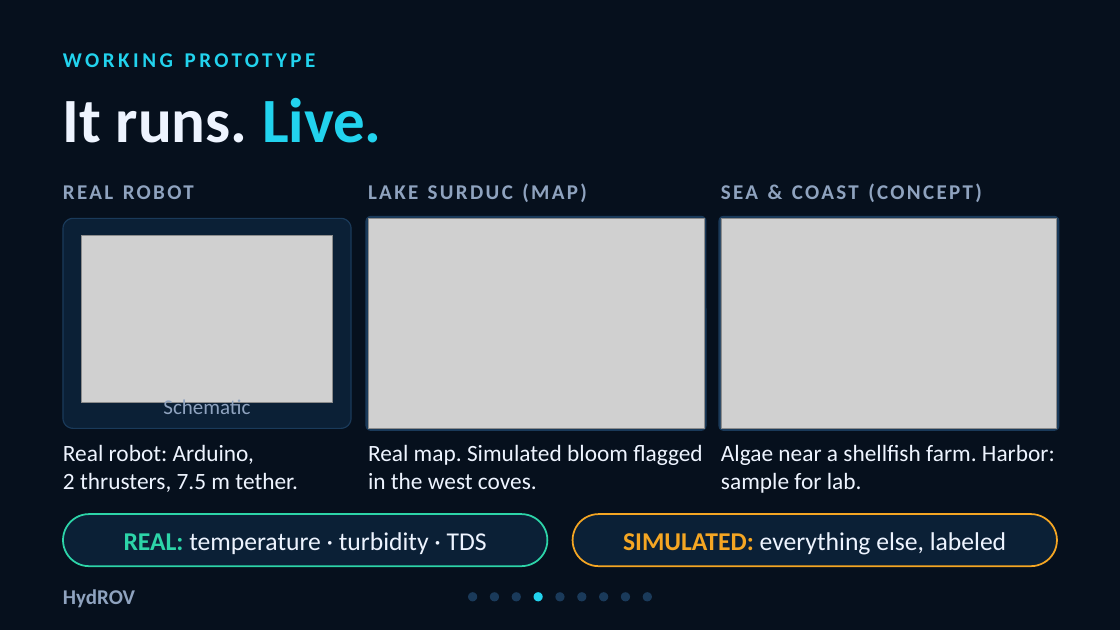
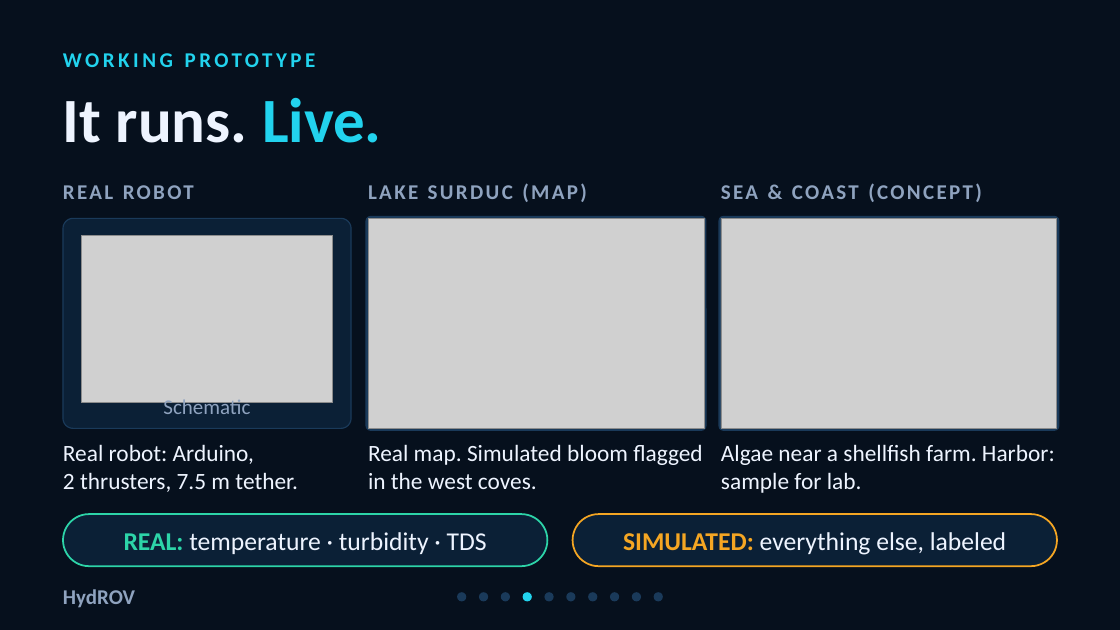
Before and after one commit to Davide-glitch/HydROV, a slide deck: slide 4 of deck/deck.pptx. Drawn at 1120x630 pixels with LibreOffice and Linux fonts; fonts in the diff are those of the drawing; grey boxes stand for pictures. Boxes give left, top, right and bottom in pixels: in the first picture for what was removed or moved away, otherwise in the second. Text is boxed around its words. In the diff, an @@ line names an element or a change of style, - is before the commit and + after.

```diff
--- a/deck/deck.pptx
+++ b/deck/deck.pptx
@@ 9 ellipses: place and size @@
-9 ellipses at (468,592,652,602)
+9 ellipses at (457,592,641,602)
@@ ellipse added at (654,592,663,602), fill #1A3A5A @@
```
Also in this commit, not shown: 5 other slides changed, 2 slides added, 1 slide removed, 2 other files.
